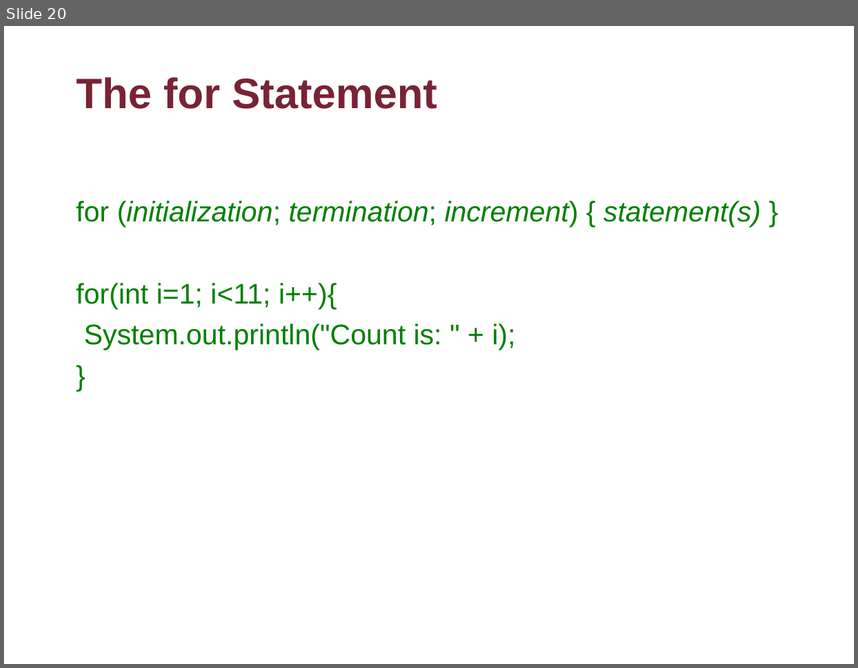
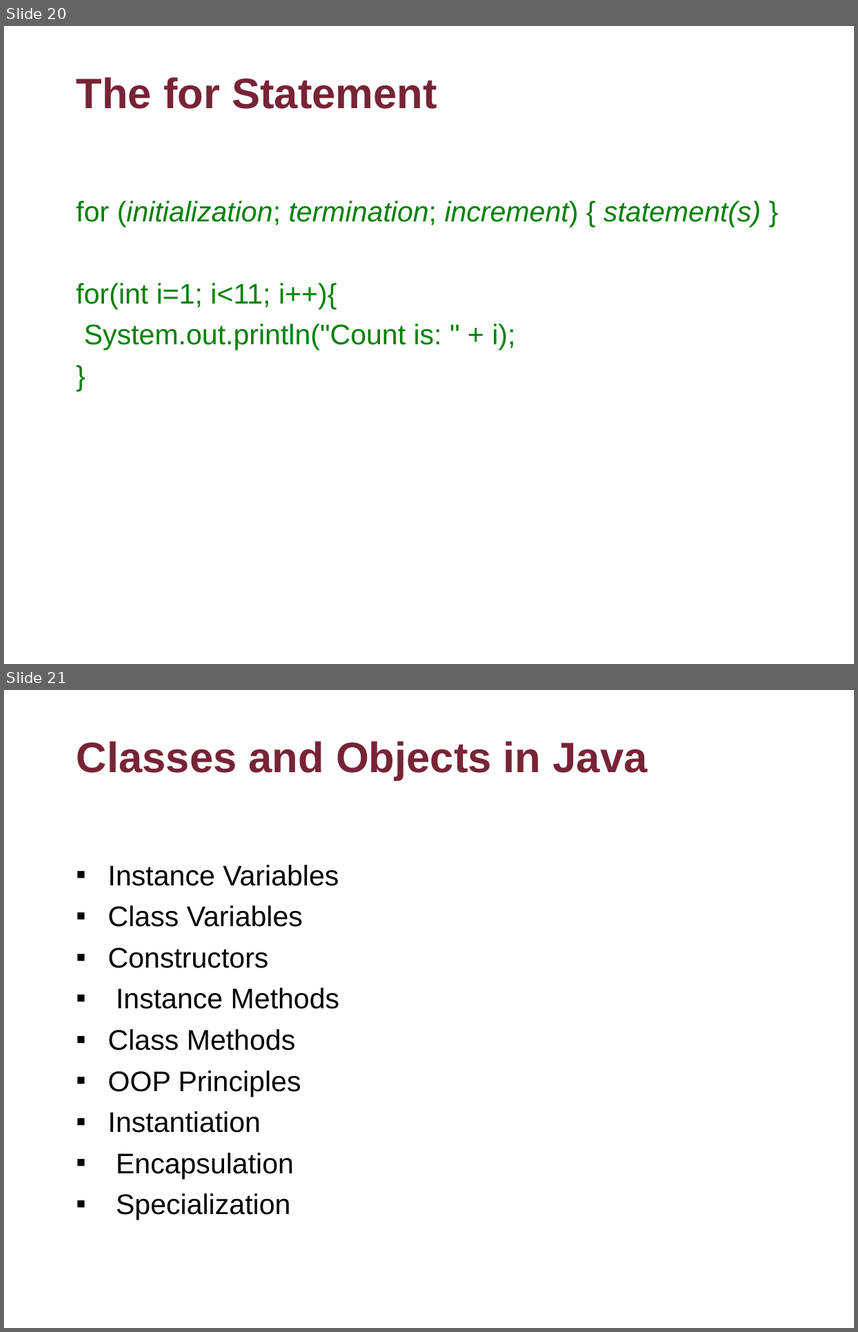
Before and after one commit to flyworker/java-workshop, a slide deck: Advanced Java Workshop-Concordia.ppt. Shown one above the other, each under a label of ours: slide 20 before the commit, slides 20 and 21 after it. The pictures are 858x668 and 858x1332 pixels, drawn with LibreOffice and Linux fonts; fonts in the diff are those of the drawing; background and template pictures are left out. Boxes give left, top, right and bottom in pixels: in the first picture for what was removed or moved away, otherwise in the second. Text is boxed around its words. In the diff, an @@ line names an element or a change of style, - is before the commit and + after.

```diff
--- a/Advanced Java Workshop-Concordia.ppt
+++ b/Advanced Java Workshop-Concordia.ppt
@@ slide 21 added at [4,690,854,1328], background picture (left out) @@
@@ title added at [76,741,648,780], 36 pt, text #782336, bold @@
+Classes and Objects in Java
@@ text added at [108,865,340,1220], 24 pt, text #000000 @@
+▪ Instance Variables
+▪ Class Variables
+▪ Constructors
+▪ Instance Methods
+▪ Class Methods
+▪ OOP Principles
+▪ Instantiation
+▪ Encapsulation
+▪ Specialization
```
Also in this commit, not shown: 26 other slides added, 8 other files.
